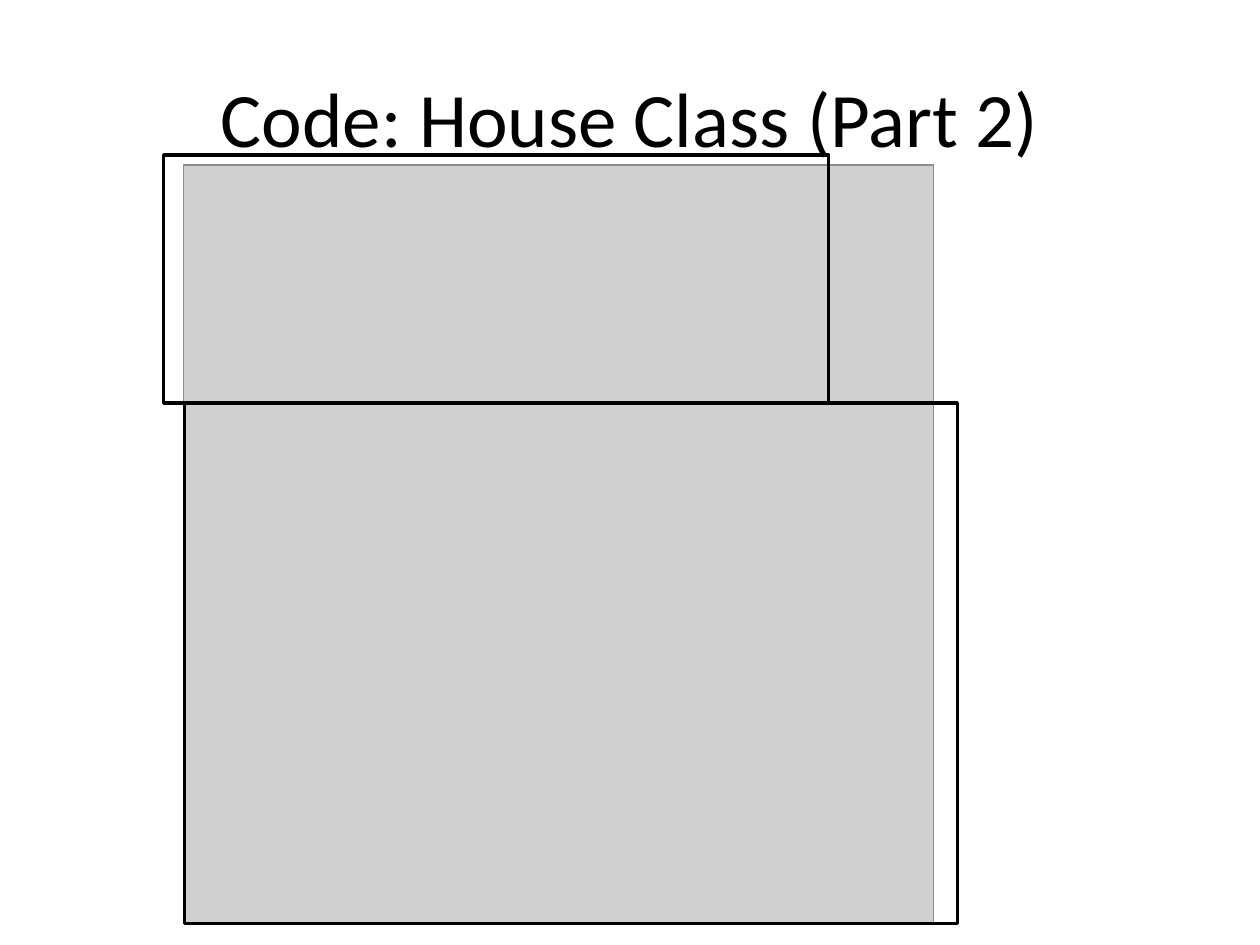
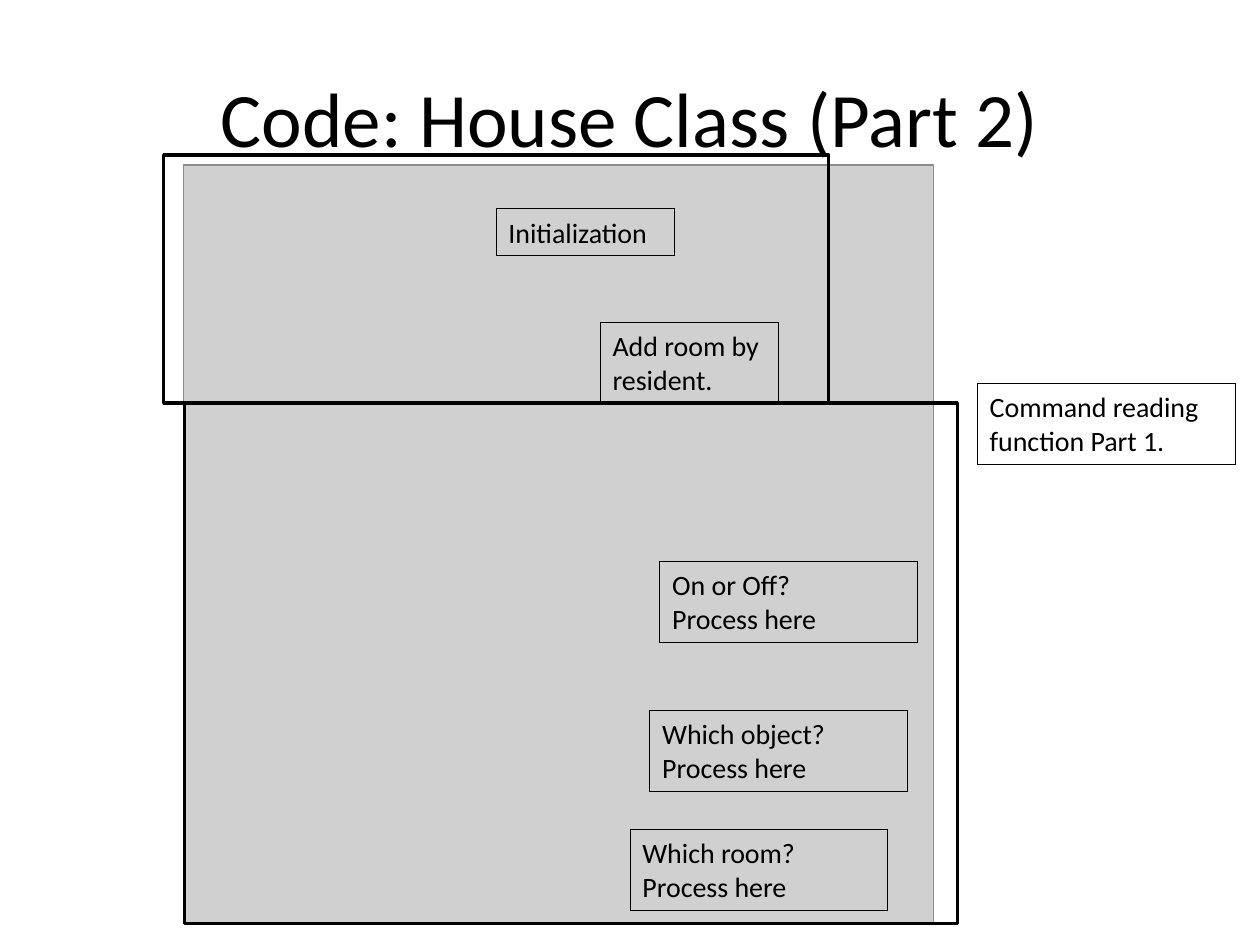
Before and after one commit to jzrlza/SmartHomePrototype, a slide deck: slide 16 of project_presentation.pptx. Drawn at 1260x945 pixels with LibreOffice and Linux fonts; fonts in the diff are those of the drawing; grey boxes stand for pictures. Boxes give left, top, right and bottom in pixels: in the first picture for what was removed or moved away, otherwise in the second. Text is boxed around its words. In the diff, an @@ line names an element or a change of style, - is before the commit and + after.

```diff
--- a/project_presentation.pptx
+++ b/project_presentation.pptx
@@ rectangle added at bbox=[496, 209, 675, 256], outline #000000 0.75 pt, 16 pt, text #000000 @@
+Initialization
@@ rectangle added at bbox=[600, 323, 779, 403], outline #000000 0.75 pt, 16 pt, text #000000 @@
+Add room by resident.
@@ rectangle added at bbox=[978, 384, 1236, 465], outline #000000 0.75 pt, 16 pt, text #000000 @@
+Command reading function Part 1.
@@ rectangle added at bbox=[660, 562, 919, 643], outline #000000 0.75 pt, 16 pt, text #000000 @@
+On or Off?
+Process here
@@ rectangle added at bbox=[650, 711, 908, 791], outline #000000 0.75 pt, 16 pt, text #000000 @@
+Which object?
+Process here
@@ rectangle added at bbox=[630, 829, 888, 910], outline #000000 0.75 pt, 16 pt, text #000000 @@
+Which room?
+Process here
```
Also in this commit, not shown: 8 other slides changed.
